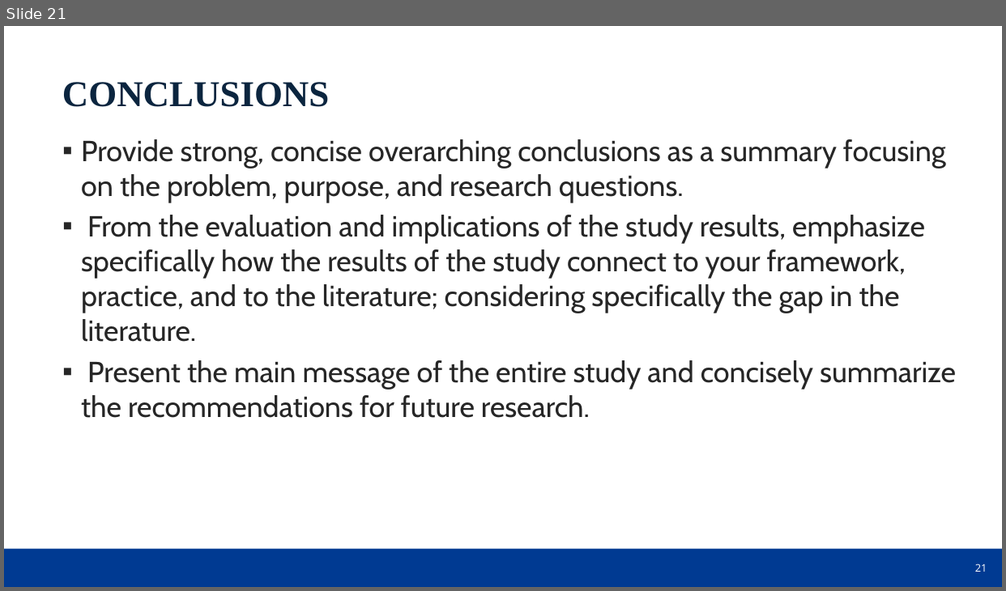
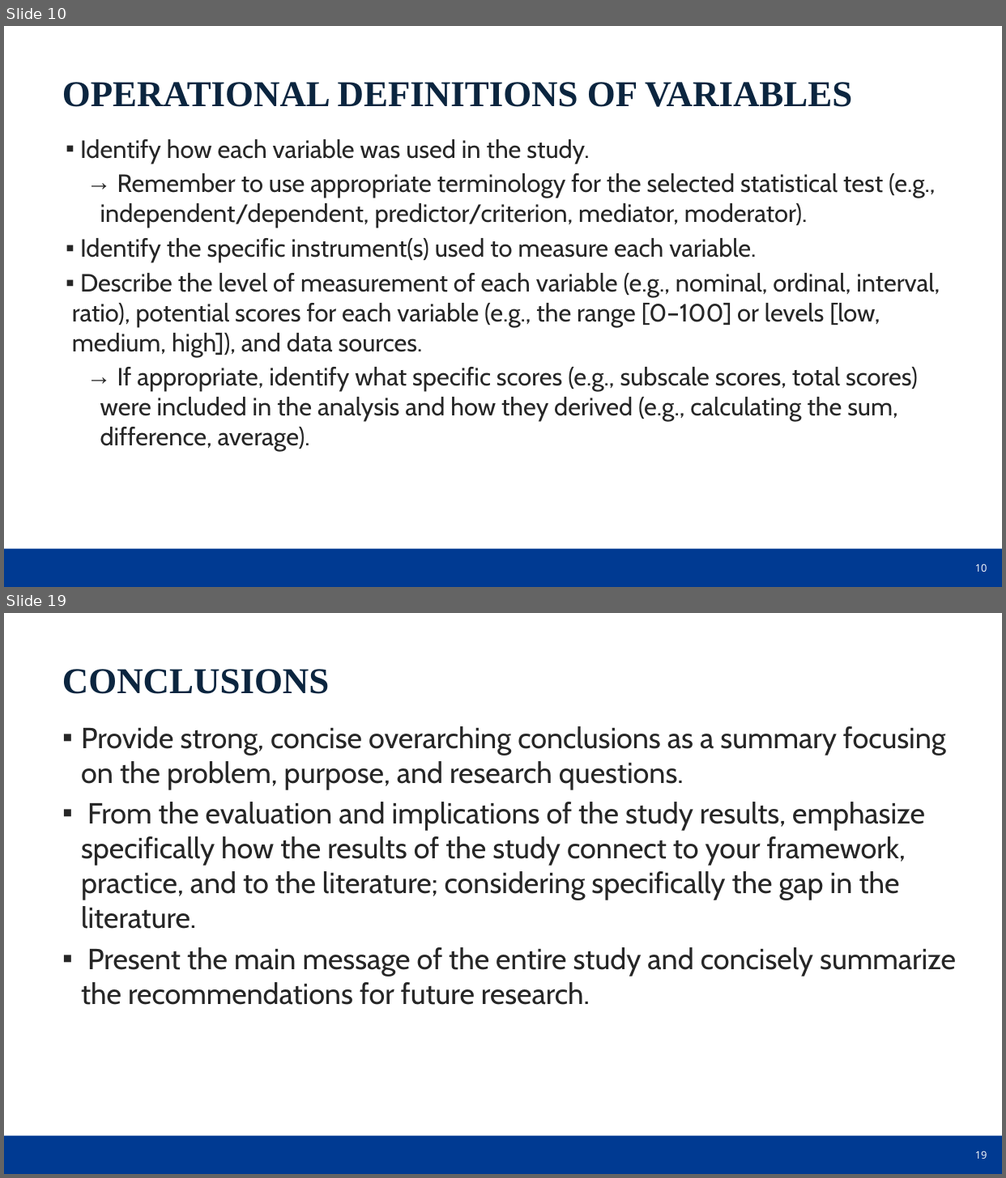
Before and after one commit to dr-natetorious/Dissertation, a slide deck: DSE_Quantitative_oral_defense_presentation_template_2022_NU.pptx. Shown one above the other, each under a label of ours: slide 21 before the commit, slides 10 and 19 after it; the slides between them are not shown. The pictures are 1006x591 and 1006x1178 pixels, drawn with LibreOffice and Linux fonts; fonts in the diff are those of the drawing; background and template pictures are left out. Boxes give left, top, right and bottom in pixels: in the first picture for what was removed or moved away, otherwise in the second. Text is boxed around its words. In the diff, an @@ line names an element or a change of style, - is before the commit and + after.

```diff
--- a/DSE_Quantitative_oral_defense_presentation_template_2022_NU.pptx
+++ b/DSE_Quantitative_oral_defense_presentation_template_2022_NU.pptx
@@ slide 10 added at box(4, 26, 1002, 587), background picture (left out); not listed: 2 template elements that a slide beside it also shows @@
@@ text added at box(62, 82, 852, 107), 35 pt, text #0B253F, bold @@
+OPERATIONAL DEFINITIONS OF VARIABLES
@@ text added at box(72, 139, 940, 451), 24 pt, text #262626 @@
+▪ Identify how each variable was used in the study.
+  → Remember to use appropriate terminology for the selected statistical test (e.g., independent/dependent, predictor/criterion, mediator, moderator).
+▪ Identify the specific instrument(s) used to measure each variable.
+▪ Describe the level of measurement of each variable (e.g., nominal, ordinal, interval, ratio), potential scores for each variable (e.g., the range [0–100] or levels [low, medium, high]), and data sources.
+  → If appropriate, identify what specific scores (e.g., subscale scores, total scores) were included in the analysis and how they derived (e.g., calculating the sum, difference, average).
@@ what was slide 21 is now slide 19 @@
@@ page number at box(975, 1151, 987, 1159): text changed @@
-21
+19
```
Also in this commit, not shown: 3 slides changed, 15 other slides added, 18 slides removed, 2 other files.
